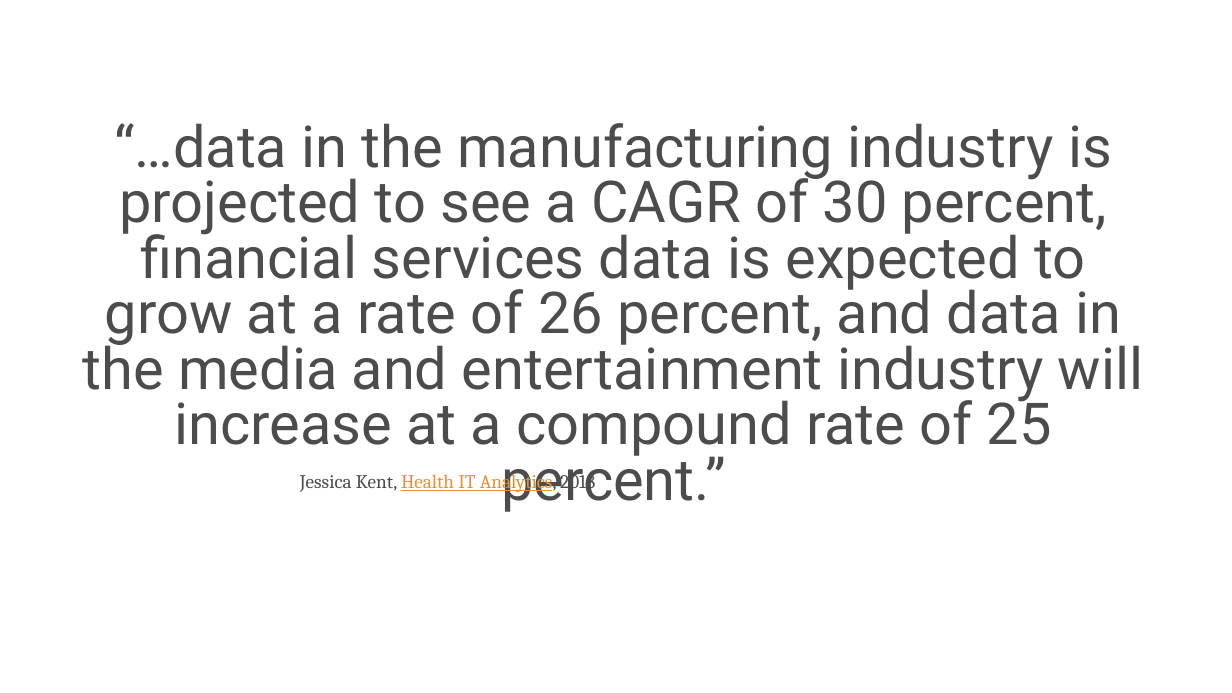
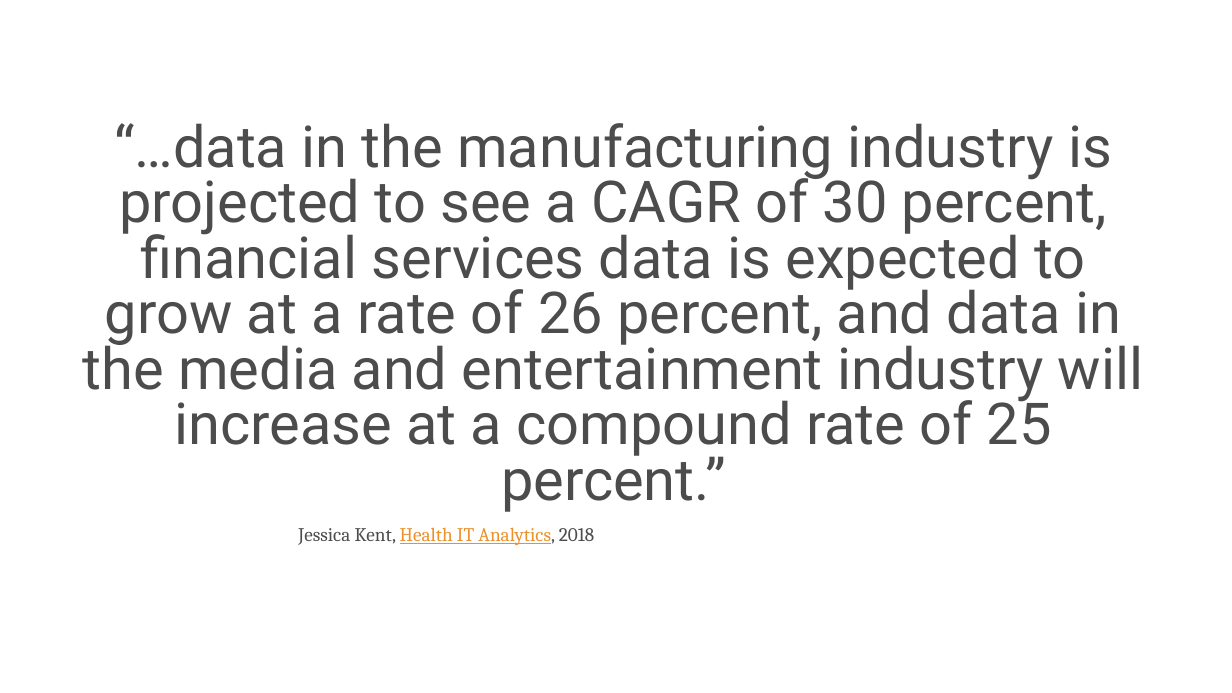
Before and after one commit to s-kyle-reed/data-lecture, a slide deck: slide 12 of lecture.pptx. Drawn at 1232x693 pixels with LibreOffice and Linux fonts; fonts in the diff are those of the drawing; background and template pictures are left out. Boxes give left, top, right and bottom in pixels: in the first picture for what was removed or moved away, otherwise in the second. Text is boxed around its words. In the diff, an @@ line names an element or a change of style, - is before the commit and + after.

```diff
--- a/lecture.pptx
+++ b/lecture.pptx
@@ text "Jessica Kent, Health IT Analytics, ..." rewrapped from [300, 470, 595, 493] to [298, 527, 594, 545] @@
```
Also in this commit, not shown: 11 other slides changed.
